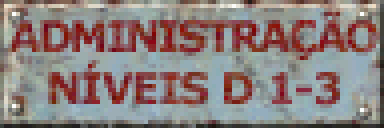
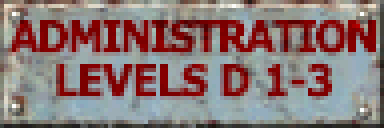
Layered file, before and after one edit (w=384, h=128). Changes by layer:
hid group "PT-BR" (4 layers) over [8, 8, 380, 108]
showed group "Recriation" (2 layers) over [8, 16, 376, 100]
added group "Text" (2nd of 2, in "Translations" › "Recriation") with 1 layers in group "Recriation" over [8, 16, 376, 100]
moved "ADMINISTRATION LEVELS D 1-3" into group "Text" over [8, 16, 376, 100]
